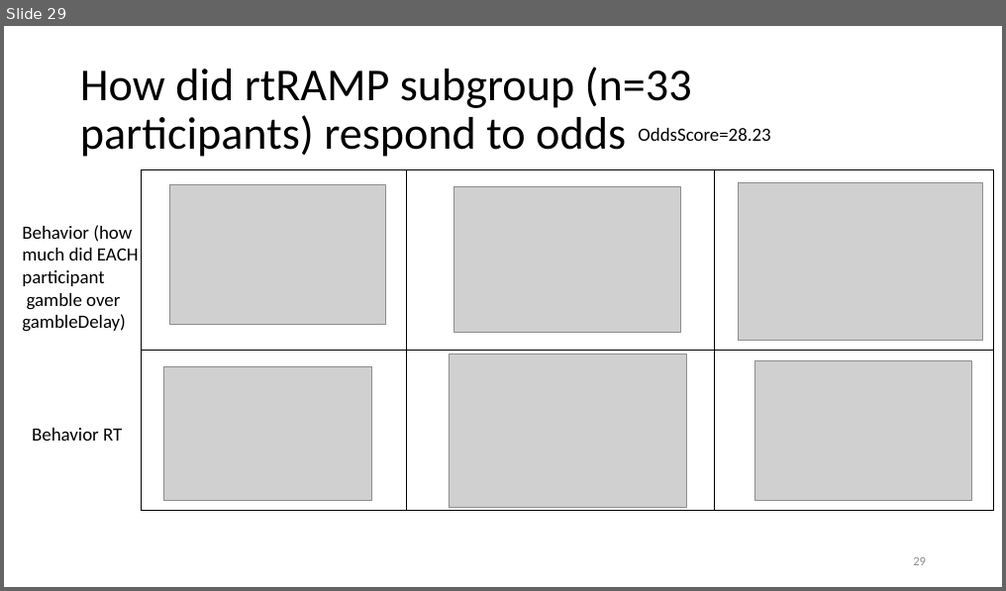
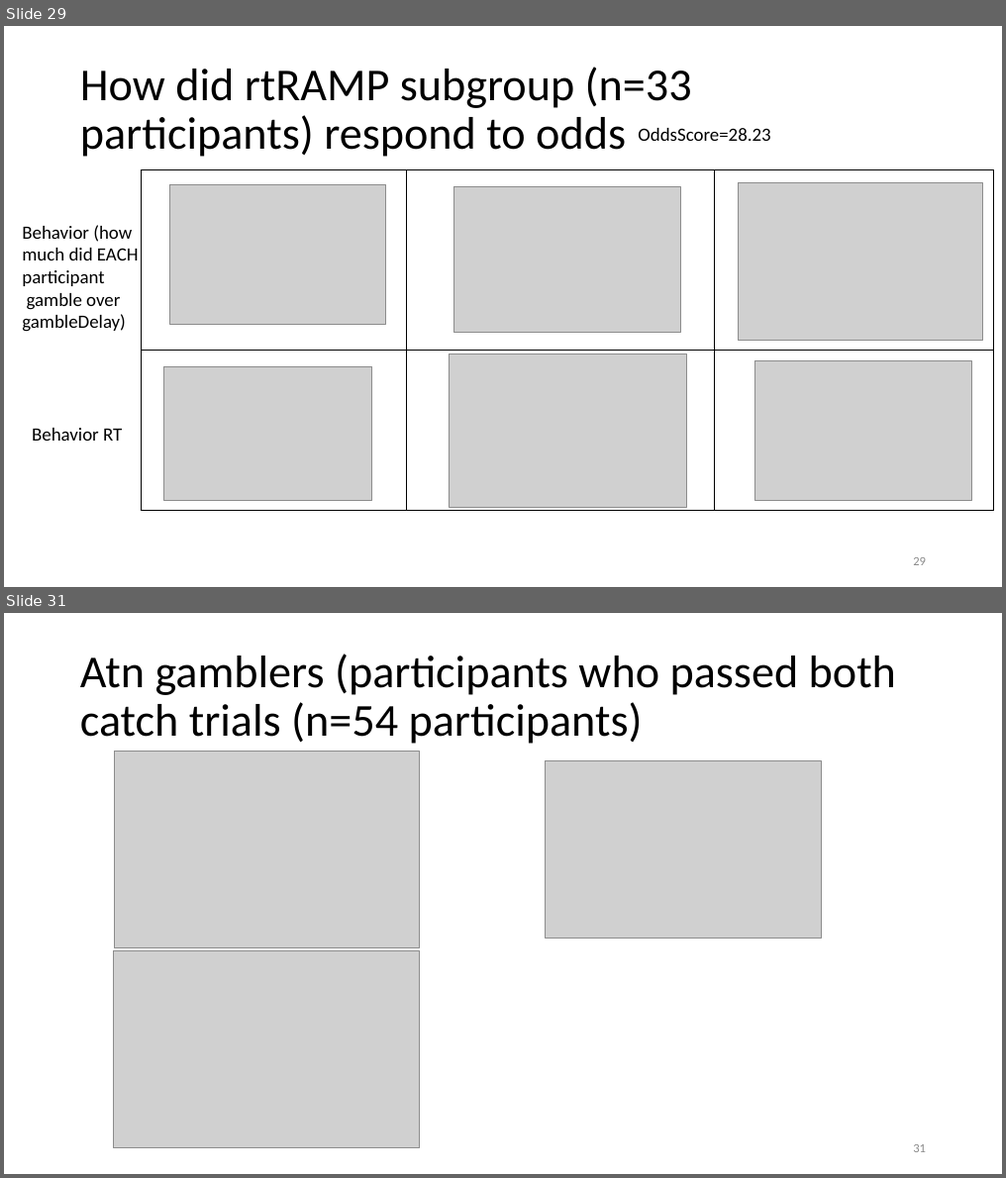
Before and after one commit to gpagnier/rampAnalysis, a slide deck: RampV02Presentation.pptx. Shown one above the other, each under a label of ours: slide 29 before the commit, slides 29 and 31 after it; the slides between them are not shown. The pictures are 1006x591 and 1006x1178 pixels, drawn with LibreOffice and Linux fonts; fonts in the diff are those of the drawing; grey boxes stand for pictures. Boxes give left, top, right and bottom in pixels: in the first picture for what was removed or moved away, otherwise in the second. Text is boxed around its words. In the diff, an @@ line names an element or a change of style, - is before the commit and + after.

```diff
--- a/RampV02Presentation.pptx
+++ b/RampV02Presentation.pptx
@@ slide 31 added at <box>4,613,1002,1174</box>, background #FFFFFF @@
@@ title added at <box>80,654,896,744</box>, 44 pt, text #000000 @@
+Atn gamblers (participants who passed both catch trials (n=54 participants)
@@ picture added at <box>115,752,420,948</box> @@
@@ picture added at <box>546,761,821,938</box> @@
@@ picture added at <box>113,952,420,1149</box> @@
@@ page number added at <box>913,1145,926,1153</box>, 12 pt, text #8C8C8C @@
+31
```
Also in this commit, not shown: 1 slide changed, 2 other slides added, 2 other files.
